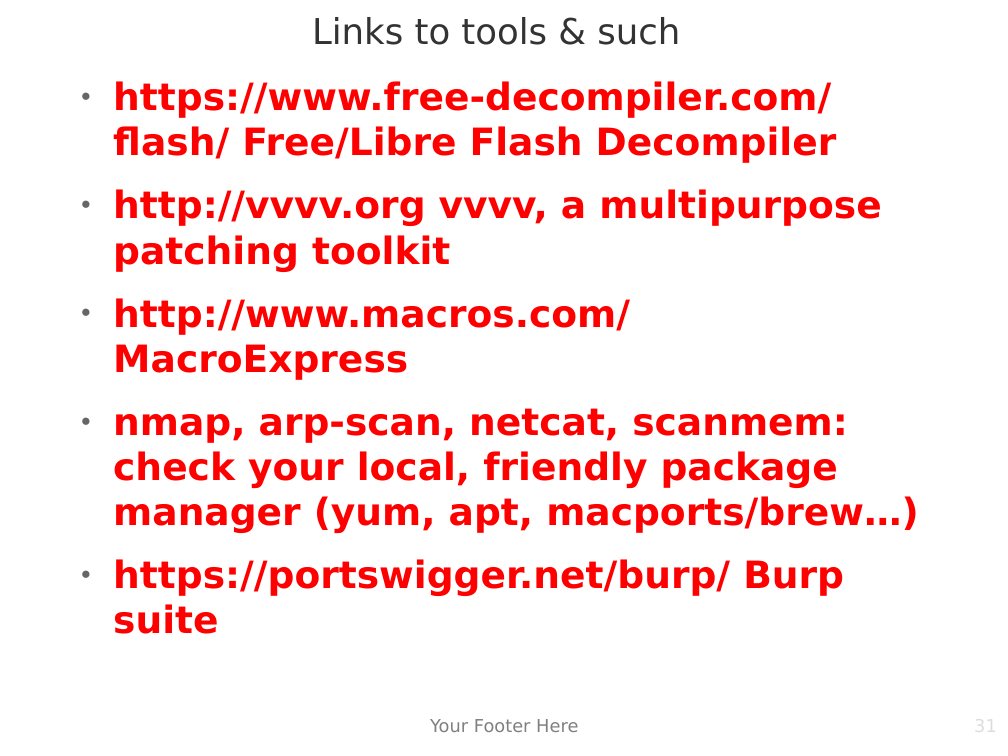
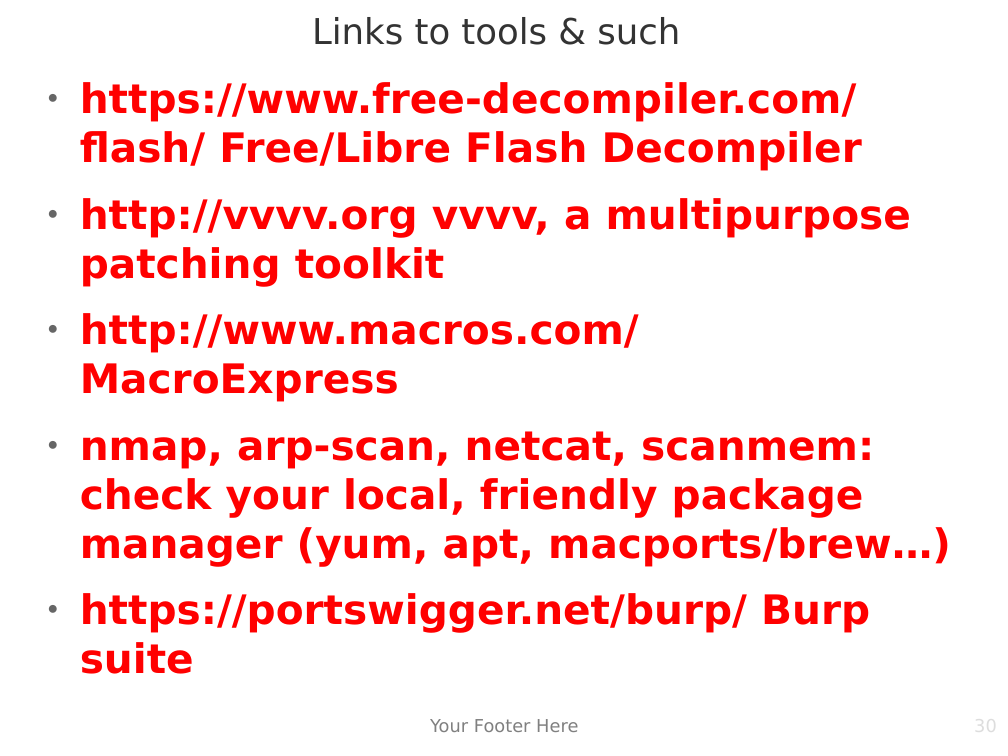
Before and after one commit to matiasw/disobey.fi-presentation, a slide deck: slide 30 of presis.odp (slide 31 before the commit). Drawn at 1008x756 pixels with LibreOffice and Linux fonts; fonts in the diff are those of the drawing; background and template pictures are left out. Boxes give left, top, right and bottom in pixels: in the first picture for what was removed or moved away, otherwise in the second. Text is boxed around its words. In the diff, an @@ line names an element or a change of style, - is before the commit and + after.

```diff
--- a/presis.odp
+++ b/presis.odp
@@ text "https://www.free-decompiler.com/flash/ Free/Libre Flash Deco ...": place and size @@
-text "https://www.free-decompiler.com/flash/ Free/Libre Flash Deco ..." at box(113, 81, 919, 634)
+text "https://www.free-decompiler.com/flash/ Free/Libre Flash Deco ..." at box(80, 82, 951, 633)
@@ text "https://www.free-decompiler.com/flash/ Free/Libre Flash Deco ..." at box(80, 82, 951, 633): size 29.6 to 32 pt @@
@@ page number at box(763, 715, 998, 756): text changed @@
-31
+30
```
Also in this commit, not shown: 15 other slides changed, 1 slide removed.
